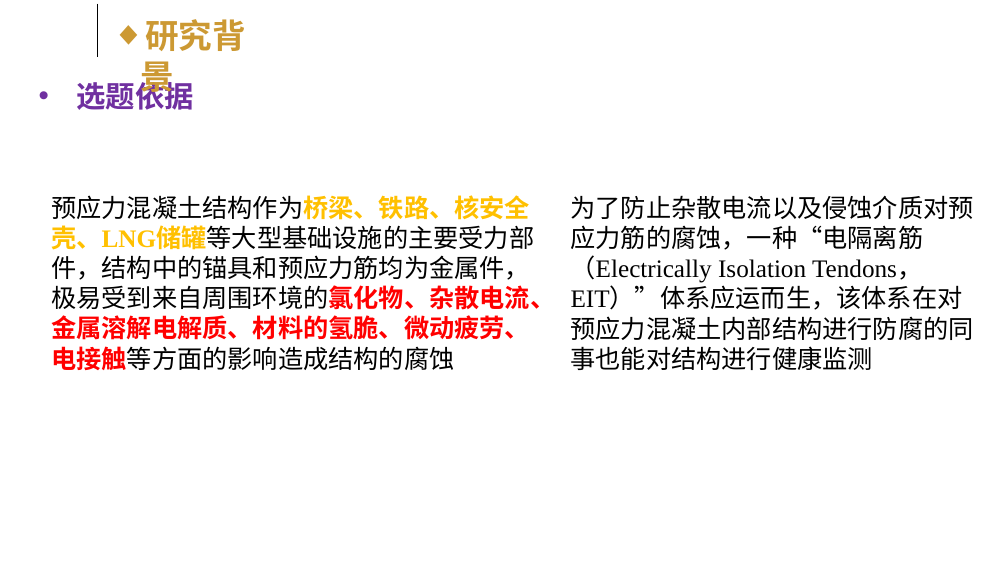
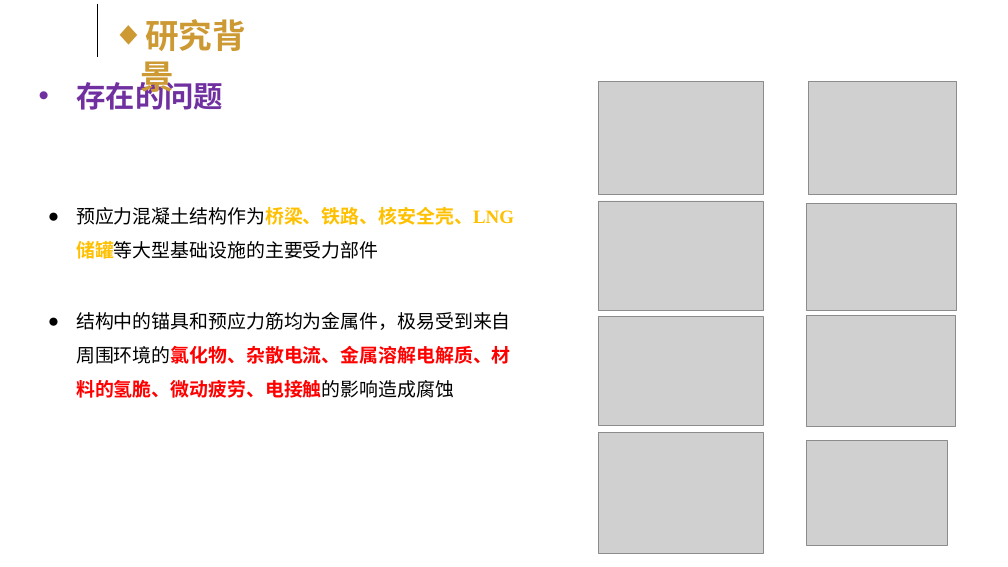
Before and after one commit to kokowhen/paper-manage, a slide deck: slide 3 of EIT/开题答辩slide.pptx (slide 4 before the commit). Drawn at 1008x567 pixels with LibreOffice and Linux fonts; fonts in the diff are those of the drawing; grey boxes stand for pictures; background and template pictures are left out. Boxes give left, top, right and bottom in pixels: in the first picture for what was removed or moved away, otherwise in the second. Text is boxed around its words. In the diff, an @@ line names an element or a change of style, - is before the commit and + after.

```diff
--- a/EIT/开题答辩slide.pptx
+++ b/EIT/开题答辩slide.pptx
@@ text at [76,77,223,110]: text changed @@
-• 选题依据
+• 存在的问题
@@ picture added at [599,81,764,194] @@
@@ picture added at [808,81,957,194] @@
@@ text at [76,207,514,225]: text changed; size 24 to 18 pt @@
-预应力混凝土结构作为桥梁、铁路、核安全壳、LNG储罐等大型基础设施的主要受力部件，结构中的锚具和预应力筋均为金属件，极易受到来自周围环境的氯化物、杂散电流、金属溶解电解质、材料的氢脆、微动疲劳、电接触等方面的影响造成结构的腐蚀
+● 预应力混凝土结构作为桥梁、铁路、核安全壳、LNG储罐等大型基础设施的主要受力部件
@@ text removed at [571,195,974,370] @@
-为了防止杂散电流以及侵蚀介质对预应力筋的腐蚀，一种“电隔离筋（Electrically Isolation Tendons，EIT）”体系应运而生，该体系在对预应力混凝土内部结构进行防腐的同事也能对结构进行健康监测
@@ picture added at [599,201,764,311] @@
@@ picture added at [807,203,957,311] @@
@@ text added at [76,312,511,398], 18 pt, text #000000 @@
+● 结构中的锚具和预应力筋均为金属件，极易受到来自周围环境的氯化物、杂散电流、金属溶解电解质、材料的氢脆、微动疲劳、电接触的影响造成腐蚀
@@ picture added at [599,316,764,426] @@
@@ picture added at [807,315,955,426] @@
@@ picture added at [599,433,764,554] @@
@@ picture added at [807,441,948,545] @@
```
Also in this commit, not shown: 4 other slides changed, 3 slides added, 6 slides removed, 8 other files.
